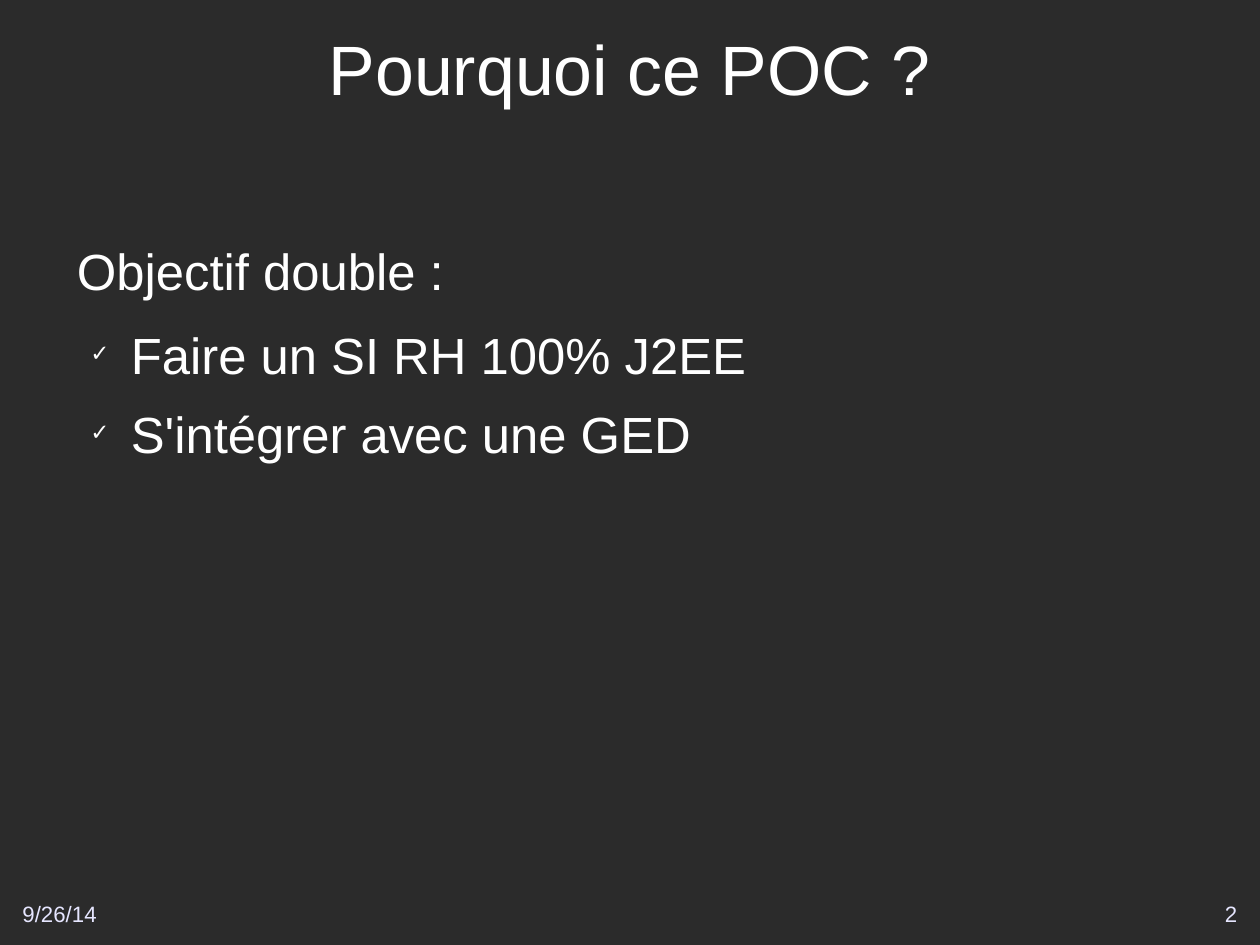
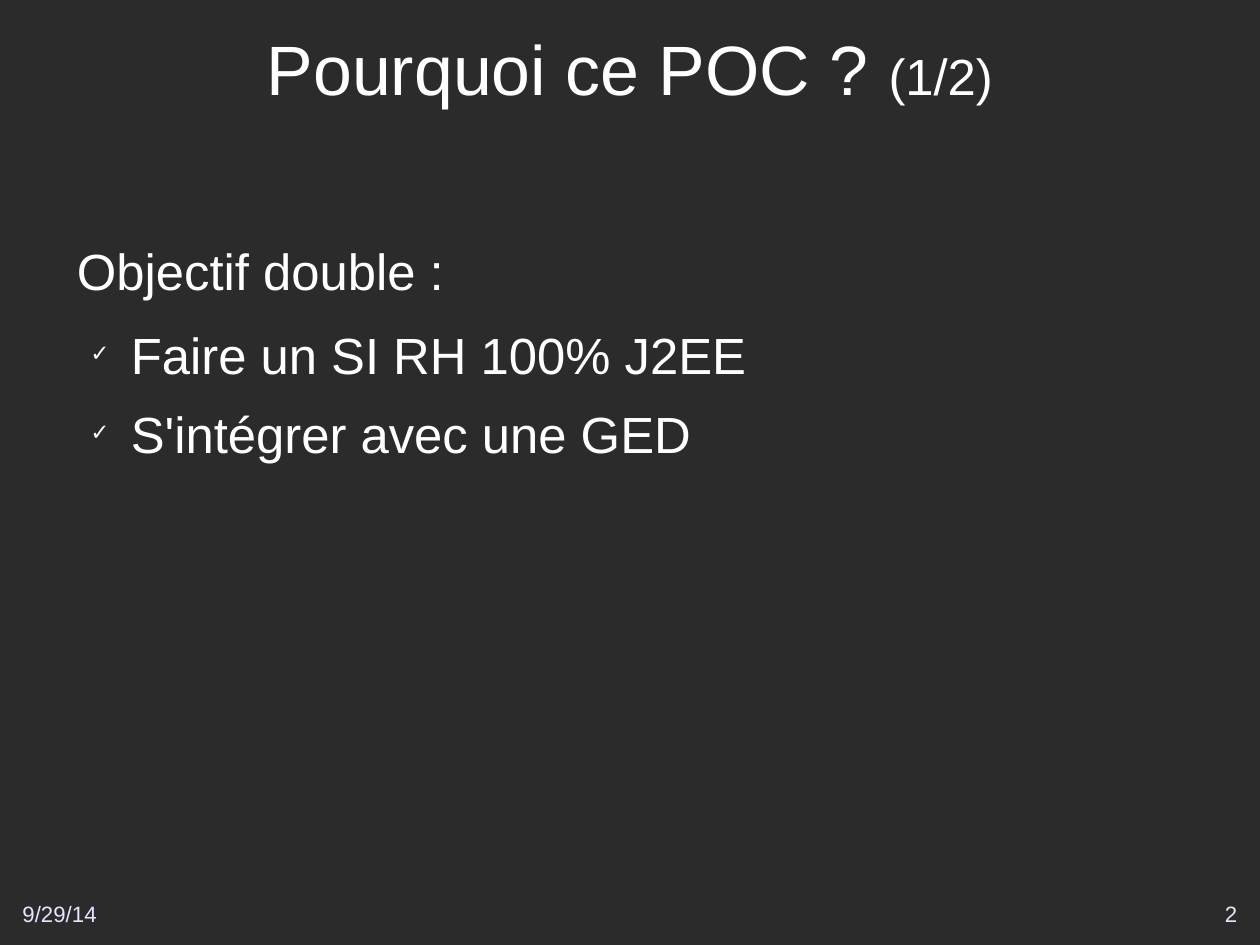
Before and after one commit to DSI-Ville-Noumea/sirh-kiosque-j2ee-old, a slide deck: slide 2 of src/site/resources/Vers_un_Kiosque_RH_J2EE.odp. Drawn at 1260x945 pixels with LibreOffice and Linux fonts; fonts in the diff are those of the drawing; background and template pictures are left out; a plain dark background stands for a picture behind light text. Boxes give left, top, right and bottom in pixels: in the first picture for what was removed or moved away, otherwise in the second. Text is boxed around its words. In the diff, an @@ line names an element or a change of style, - is before the commit and + after.

```diff
--- a/src/site/resources/Vers_un_Kiosque_RH_J2EE.odp
+++ b/src/site/resources/Vers_un_Kiosque_RH_J2EE.odp
@@ title at [267,44,993,108]: text changed @@
-Pourquoi ce POC ?
+Pourquoi ce POC ? (1/2)
@@ text at [22,906,96,923]: text changed @@
-9/26/14
+9/29/14
```
Also in this commit, not shown: 42 other slides changed.
